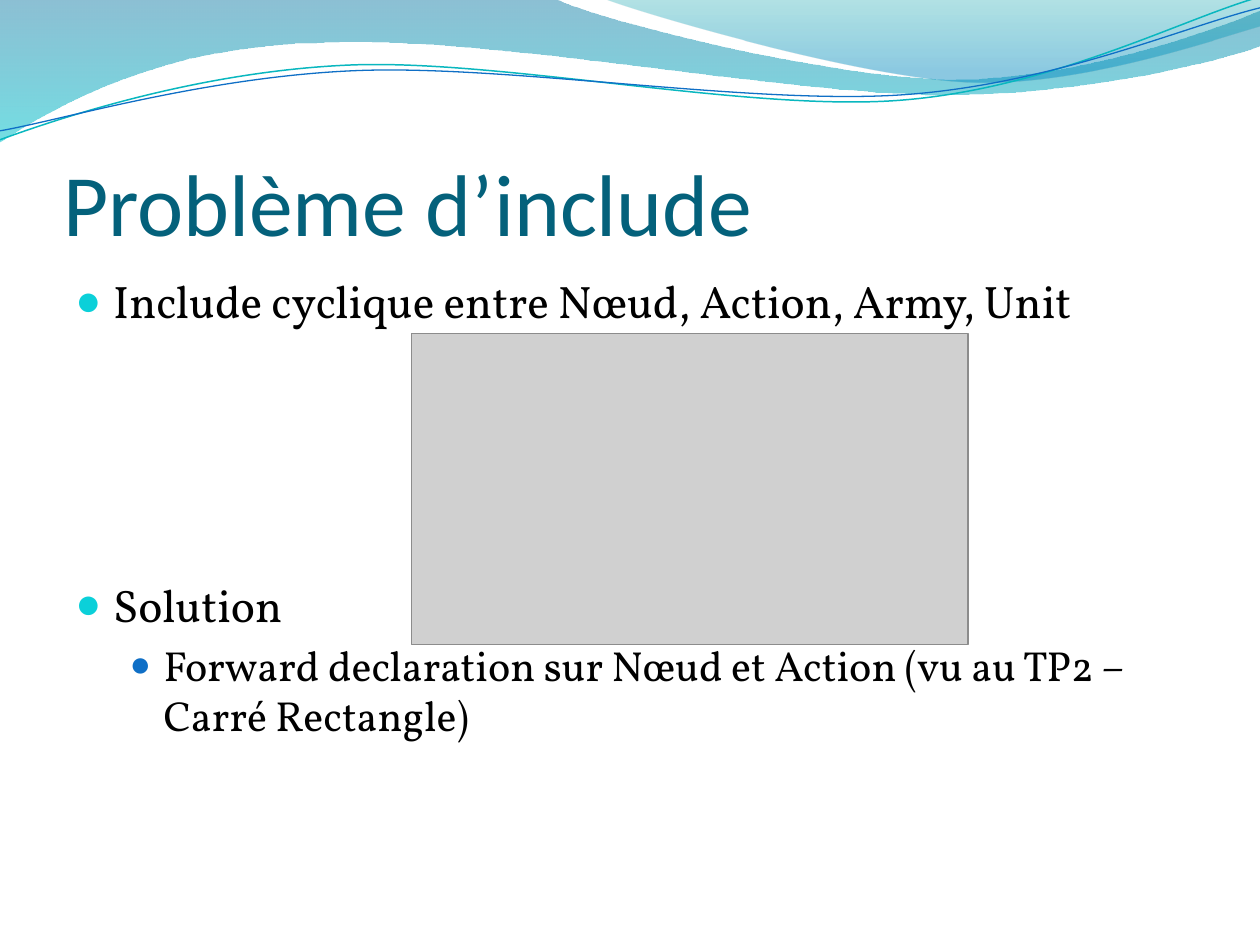
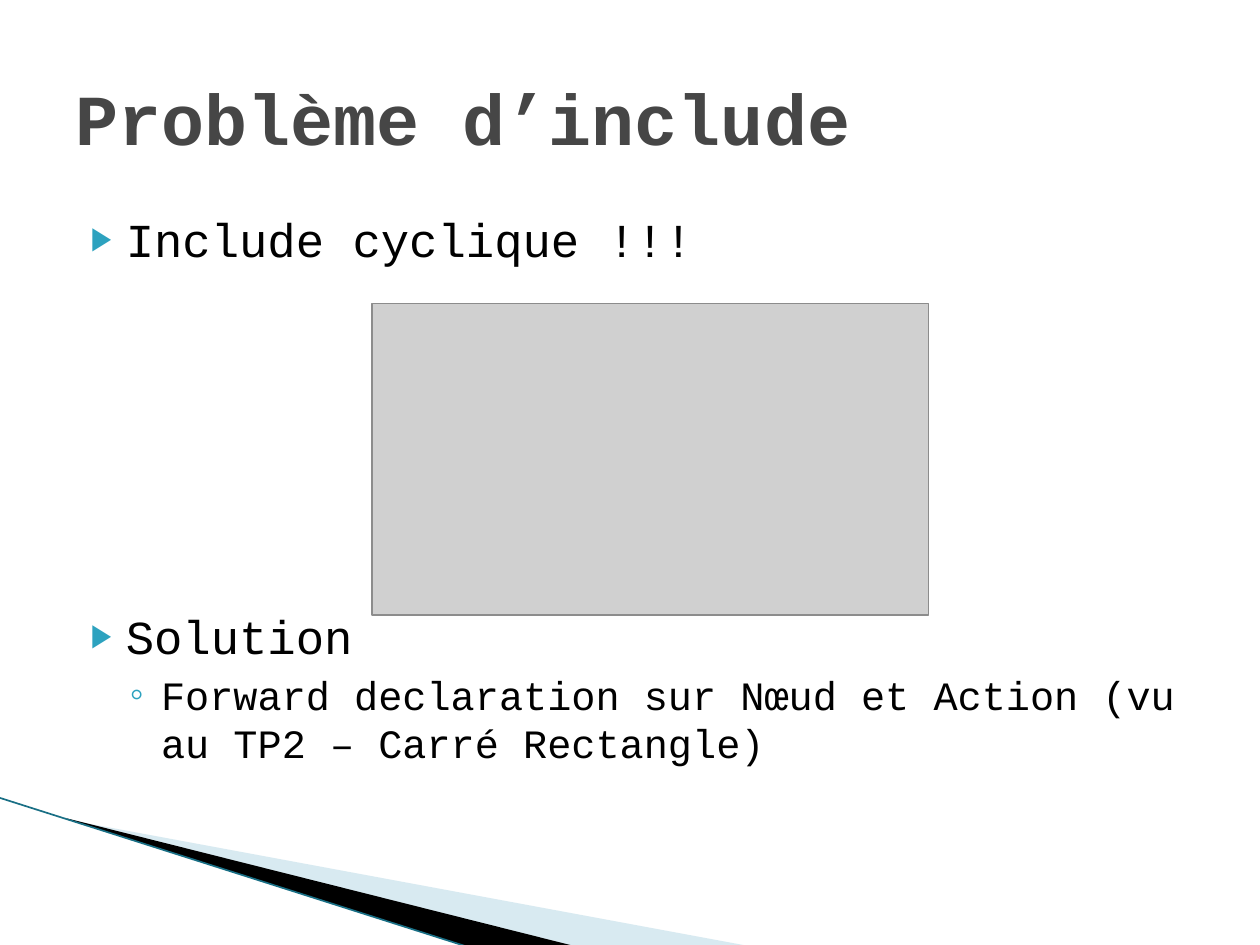
Before and after one commit to 3a-arthurkevin/BattleProject, a slide deck: slide 6 of PPT-C++.pptx. Drawn at 1260x945 pixels with LibreOffice and Linux fonts; fonts in the diff are those of the drawing; grey boxes stand for pictures; background and template pictures are left out. Boxes give left, top, right and bottom in pixels: in the first picture for what was removed or moved away, otherwise in the second. Text is boxed around its words. In the diff, an @@ line names an element or a change of style, - is before the commit and + after.

```diff
--- a/PPT-C++.pptx
+++ b/PPT-C++.pptx
@@ freeform shape removed at [0,0,1260,142] @@
@@ freeform shape removed at [0,0,1260,147] @@
@@ freeform shape removed at [0,8,1260,141] @@
@@ freeform shape removed at [604,0,1260,87] @@
@@ title "Problème d’include": place and size @@
-title "Problème d’include" at [63,174,752,237]
+title "Problème d’include" at [75,94,850,146]
@@ title "Problème d’include" at [75,94,850,146]: size 50 to 41 pt, font Calibri to Courier New, text colour #04617B to #464646, bold on; vertical alignment bottom to middle @@
@@ text "Include cyclique !!!": place and size @@
-text "Include cyclique !!!" at [113,285,1093,743]
+text "Include cyclique !!!" at [126,223,1174,767]
@@ text at [126,223,580,267]: text changed; size 26 to 27 pt; font Vollkorn to Courier New @@
-● Include cyclique entre Nœud, Action, Army, Unit
+▶ Include cyclique !!!
@@ picture: place and size @@
-picture at [412,334,969,645]
+picture at [372,304,929,615]
@@ text at [126,620,1174,767]: size 26 to 27 pt in "Solution"; font Vollkorn to Courier New in "Solution", "Forward declaration sur Nœud et Action (vu ..."; size 24 to 23 pt in "Forward declaration sur Nœud et Action (vu ..."; bullet ● to ▶; less space between paragraphs; bullet colour #0BD0D9 to #2DA2BF; bullet ● to ◦; bullet colour #0F6FC6 to #2DA2BF @@
@@ line added from (0, 798) to (467, 945), #97C5D8 0.95 pt @@
@@ freeform shape added at [67,818,576,945], fill #000000 @@
@@ freeform shape added at [69,819,750,945], fill #A0CBDC at 40% opacity @@
```
Also in this commit, not shown: 8 other slides changed, 1 slide added, 6 other files.
